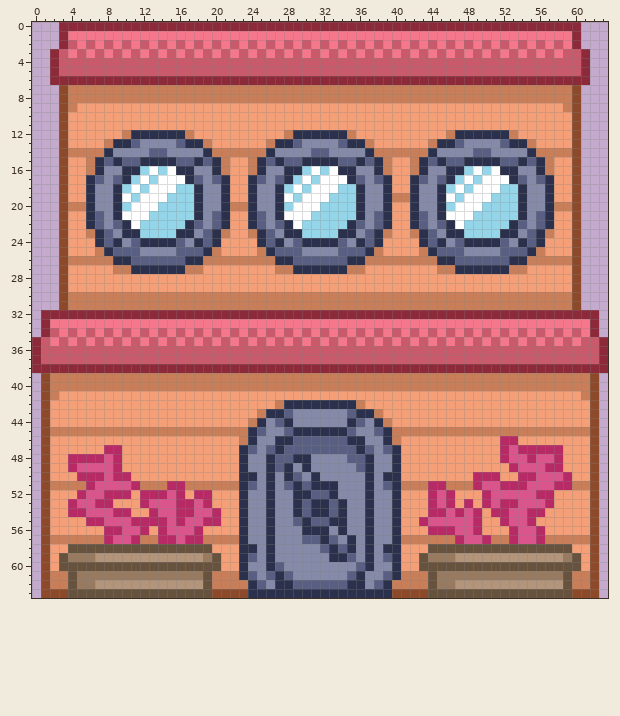
Edited in one commit: pixel-art sprite (assets/Houses/house_2x2_a.png). Above: the version before the commit.
The file is 64x64 pixels.
New version:
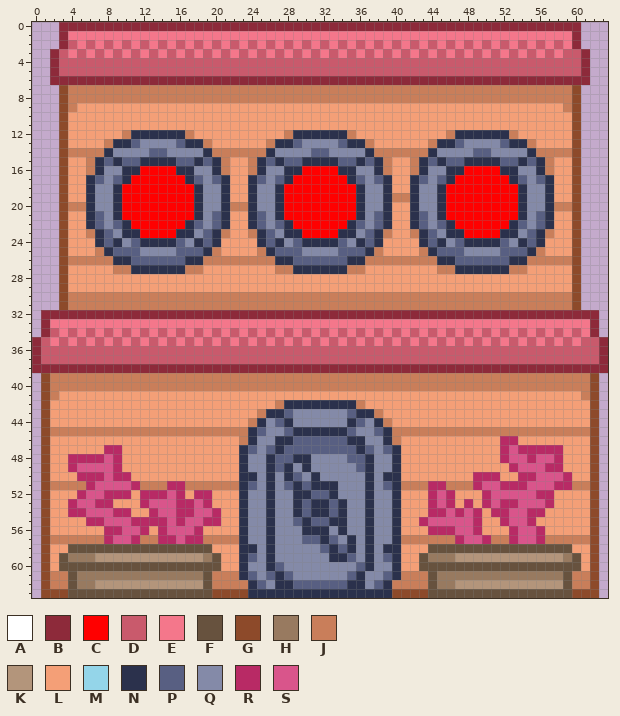
Palette (. is transparent): A #ffffff  B #8d2a3a  C #ff0000  D #c95a6c  E #f4778b  F #67523e  G #8d4a2a  H #987a60  J #c97e5a  K #b3957b  L #f49f77  M #94d5e9  N #2b314c  P #585f82  Q #848aa8  R #b82a65  S #d9558b
Author's note on the commit: updated house graphics to use day/night windows
Edits made:
@@ x 0..63 @@
 15 ...GLLJNPNPPNNNNPPNPNJLLJNPNPPNNNNPPNPNJLLJNPNPPNNNNPPNPNJLLG...
-16 ...GLLJNQQNNMAMANNQQNJLLJNQQNNMAMANNQQNJLLJNQQNNMAMANNQQNJLLG...
-17 ...GLLNPQPNMAMAAANPQPNLLNPQPNMAMAAANPQPNLLNPQPNMAMAAANPQPNLLG...
-18 ...GLLNQQNMAMAAAMMNQQNLLNQQNMAMAAAMMNQQNLLNQQNMAMAAAMMNQQNLLG...
-19 ...GLLNQQNAMAAAMMMNQQNLLNQQNAMAAAMMMNQQNJJNQQNAMAAAMMMNQQNLLG...
-20 ...GJJNQQNMAAAMMMMNQQNJJNQQNMAAAMMMMNQQNLLNQQNMAAAMMMMNQQNJJG...
-21 ...GLLNPQNAAAMMMMMNQPNLLNPQNAAAMMMMMNQPNLLNPQNAAAMMMMMNQPNLLG...
-22 ...GLLNPQPNAMMMMMNPQPNLLNPQPNAMMMMMNPQPNLLNPQPNAMMMMMNPQPNLLG...
-23 ...GLLJNPQNNMMMMNNQPNJLLJNPQNNMMMMNNQPNJLLJNPQNNMMMMNNQPNJLLG...
+16 ...GLLJNQQNNCCCCNNQQNJLLJNQQNNCCCCNNQQNJLLJNQQNNCCCCNNQQNJLLG...
+17 ...GLLNPQPNCCCCCCNPQPNLLNPQPNCCCCCCNPQPNLLNPQPNCCCCCCNPQPNLLG...
+18 ...GLLNQQNCCCCCCCCNQQNLLNQQNCCCCCCCCNQQNLLNQQNCCCCCCCCNQQNLLG...
+19 ...GLLNQQNCCCCCCCCNQQNLLNQQNCCCCCCCCNQQNJJNQQNCCCCCCCCNQQNLLG...
+20 ...GJJNQQNCCCCCCCCNQQNJJNQQNCCCCCCCCNQQNLLNQQNCCCCCCCCNQQNJJG...
+21 ...GLLNPQNCCCCCCCCNQPNLLNPQNCCCCCCCCNQPNLLNPQNCCCCCCCCNQPNLLG...
+22 ...GLLNPQPNCCCCCCNPQPNLLNPQPNCCCCCCNPQPNLLNPQPNCCCCCCNPQPNLLG...
+23 ...GLLJNPQNNCCCCNNQPNJLLJNPQNNCCCCNNQPNJLLJNPQNNCCCCNNQPNJLLG...
 24 ...GLLLNPNQPNNNNPQNPNLLLLNPNQPNNNNPQNPNLLLLNPNQPNNNNPQNPNLLLG...
